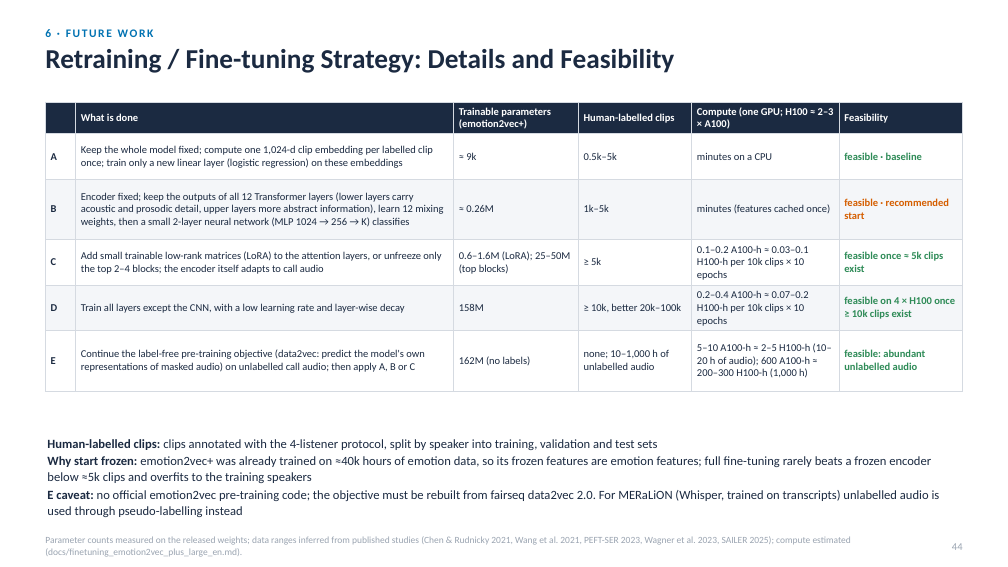
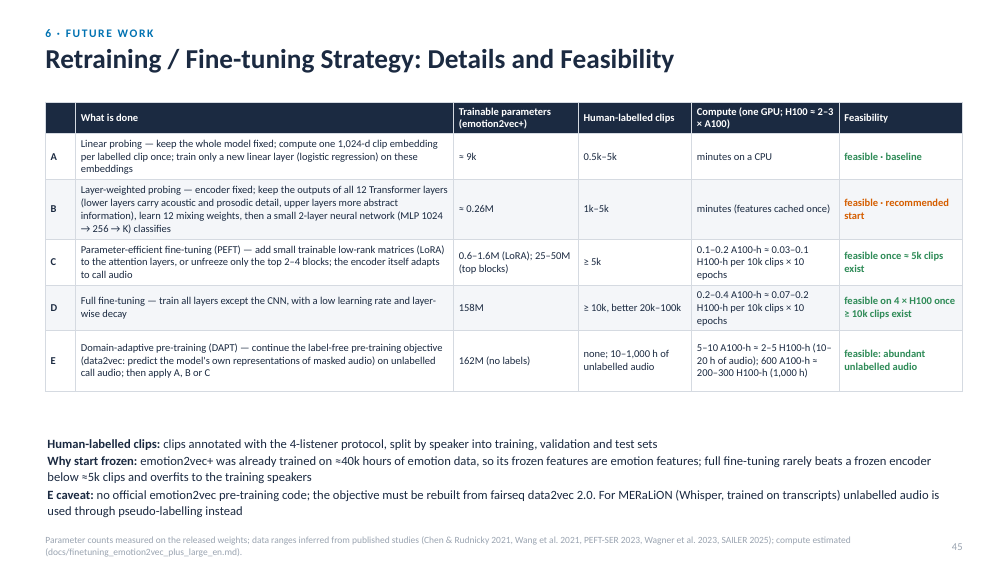
Before and after one commit to Davidlequnchen/emotion_recognition, a slide deck: slide 46 of emotion_recognition/presentation/SER_evaluation.pptx (slide 45 before the commit). Drawn at 1008x567 pixels with LibreOffice and Linux fonts; fonts in the diff are those of the drawing. Boxes give left, top, right and bottom in pixels: in the first picture for what was removed or moved away, otherwise in the second. Text is boxed around its words. In the diff, an @@ line names an element or a change of style, - is before the commit and + after.

```diff
--- a/emotion_recognition/presentation/SER_evaluation.pptx
+++ b/emotion_recognition/presentation/SER_evaluation.pptx
@@ table at [45,102,963,382] @@
-row 2, column 2: Keep the whole model fixed; compute one 1,024-d clip embedding per labelled clip once; train only a new linear layer (logistic regression) on these embeddings
+row 2, column 2: Linear probing — keep the whole model fixed; compute one 1,024-d clip embedding per labelled clip once; train only a new linear layer (logistic regression) on these embeddings
-row 3, column 2: Encoder fixed; keep the outputs of all 12 Transformer layers (lower layers carry acoustic and prosodic detail, upper layers more abstract information), learn 12 mixing weights, then a small 2-layer neural network (MLP 1024 → 256 → K) classifies
+row 3, column 2: Layer-weighted probing — encoder fixed; keep the outputs of all 12 Transformer layers (lower layers carry acoustic and prosodic detail, upper layers more abstract information), learn 12 mixing weights, then a small 2-layer neural network (MLP 1024 → 256 → K) classifies
-row 4, column 2: Add small trainable low-rank matrices (LoRA) to the attention layers, or unfreeze only the top 2–4 blocks; the encoder itself adapts to call audio
+row 4, column 2: Parameter-efficient fine-tuning (PEFT) — add small trainable low-rank matrices (LoRA) to the attention layers, or unfreeze only the top 2–4 blocks; the encoder itself adapts to call audio
-row 5, column 2: Train all layers except the CNN, with a low learning rate and layer-wise decay
+row 5, column 2: Full fine-tuning — train all layers except the CNN, with a low learning rate and layer-wise decay
-row 6, column 2: Continue the label-free pre-training objective (data2vec: predict the model's own representations of masked audio) on unlabelled call audio; then apply A, B or C
+row 6, column 2: Domain-adaptive pre-training (DAPT) — continue the label-free pre-training objective (data2vec: predict the model's own representations of masked audio) on unlabelled call audio; then apply A, B or C
@@ text at [952,543,963,550]: text changed @@
-44
+45
```
Also in this commit, not shown: 12 other slides changed, 2 slides added, 3 other files.
